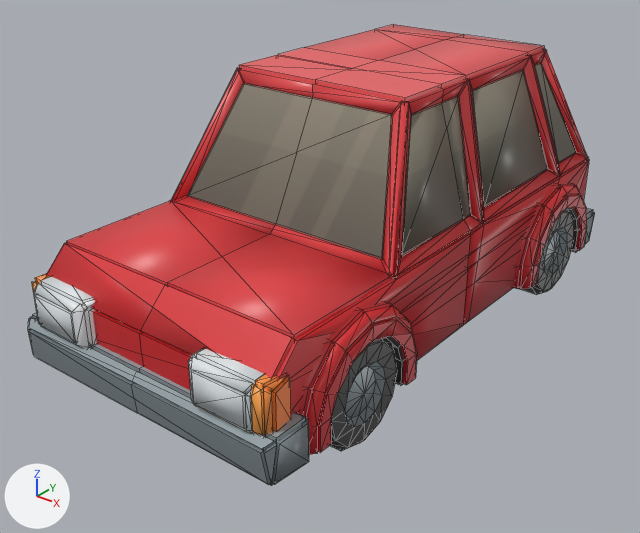
One commit to the Blender file KayKit_City_Builder_Bits_1.0_FREE/Assets/Blender/car_hatchback.blend: the scene before it, then after it.
The view is the same before and after, from a 50 mm lens placed at (0.703, -0.95, 0.592), pointed at (-0.006, -0.065, 0.043). Arrows for +X, +Y and +Z are at lower left; the lights stay in place. The picture after the commit comes second. Mesh edges are drawn as thin lines.

Before the edit, the objects in view are built like this:
```python
ob_car_hatchback_left_front = bpy.data.objects.new('car_hatchback.Left.Front', me_cube_003)
ob_car_hatchback_left_front.location = (0.0, 0.0, 0.0)
ob_car_hatchback_left_rear = bpy.data.objects.new('car_hatchback.Left.Rear', me_cube_005)
ob_car_hatchback_left_rear.location = (0.0, 0.0, 0.0)
ob_car_hatchback_right_front = bpy.data.objects.new('car_hatchback.Right.Front', me_cube_006)
ob_car_hatchback_right_front.location = (0.0, 0.0, 0.0)
ob_car_hatchback_right_rear = bpy.data.objects.new('car_hatchback.Right.Rear', me_cube_004)
ob_car_hatchback_right_rear.location = (0.0, 0.0, 0.0)
ob_car_hatchback_wheel_rear_left = bpy.data.objects.new('car_hatchback_wheel_rear_left', me_cylinder_296)
ob_car_hatchback_wheel_rear_left.parent = ob_car_hatchback
ob_car_hatchback_wheel_rear_left.location = (0.176, 0.256, 0.0113)
# also in view: 'car_hatchback_wheel_front_left' at (0.176, -0.245, 0.011)
```
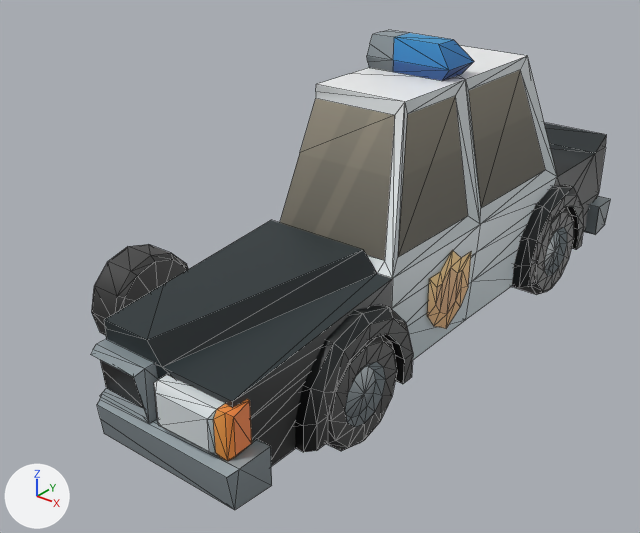
Pixel boxes [x1, y1, x2, y2] of what changed, in the pictures (640 x 533 px):
'car_police.001', added: after [90, 30, 610, 510]
'car_hatchback.Left.Front', deleted: before [131, 69, 471, 486]
'car_hatchback.Right.Front', deleted: before [28, 55, 350, 413]
'car_hatchback.Left.Rear', deleted (brown): before [353, 35, 595, 325]
'car_hatchback.Right.Rear', deleted (red): before [278, 24, 463, 69]
'car_hatchback_wheel_front_right', unchanged, uncovered by the edit: after [92, 244, 188, 335]

The change, as a list of edits to the scene's bpy script:
```text
Change img_citybits_texture_002:
    img_citybits_texture_002: load_image('citybits_texture.002', '_unpacked/citybits_texture.png', 1024, 1024, 'sRGB') -> load_image('citybits_texture.001', '_unpacked/citybits_texture.png', 1024, 1024, 'sRGB')
Add me_cube_001:
    me_cube_001.from_pydata(...)  # 748 vertices, 430 faces; spans x 0.0..0.209, y -0.466..0.472, z -0.03..0.352
    me_cube_001.materials.append(mat_citybits_texture_002)  # picture img_citybits_texture_002
Remove ob_car_hatchback_left_front:
    ob_car_hatchback_left_front = bpy.data.objects.new('car_hatchback.Left.Front', me_cube_003)
    ob_car_hatchback_left_front.location = (0.0, 0.0, 0.0)
    _m = ob_car_hatchback_left_front.modifiers.new('Solidify', 'SOLIDIFY')
    _m.offset = 0.0
Remove ob_car_hatchback_right_rear:
    ob_car_hatchback_right_rear = bpy.data.objects.new('car_hatchback.Right.Rear', me_cube_004)
    ob_car_hatchback_right_rear.location = (0.0, 0.0, 0.0)
    _m = ob_car_hatchback_right_rear.modifiers.new('Solidify', 'SOLIDIFY')
    _m.offset = 0.0
Remove ob_car_hatchback_left_rear:
    ob_car_hatchback_left_rear = bpy.data.objects.new('car_hatchback.Left.Rear', me_cube_005)
    ob_car_hatchback_left_rear.location = (0.0, 0.0, 0.0)
    _m = ob_car_hatchback_left_rear.modifiers.new('Solidify', 'SOLIDIFY')
    _m.offset = 0.0
Remove ob_car_hatchback_right_front:
    ob_car_hatchback_right_front = bpy.data.objects.new('car_hatchback.Right.Front', me_cube_006)
    ob_car_hatchback_right_front.location = (0.0, 0.0, 0.0)
    _m = ob_car_hatchback_right_front.modifiers.new('Solidify', 'SOLIDIFY')
    _m.offset = 0.0
Add ob_car_police_001:
    ob_car_police_001 = bpy.data.objects.new('car_police.001', me_cube_001)
    ob_car_police_001.location = (0.0, 0.0, 0.0)
```
